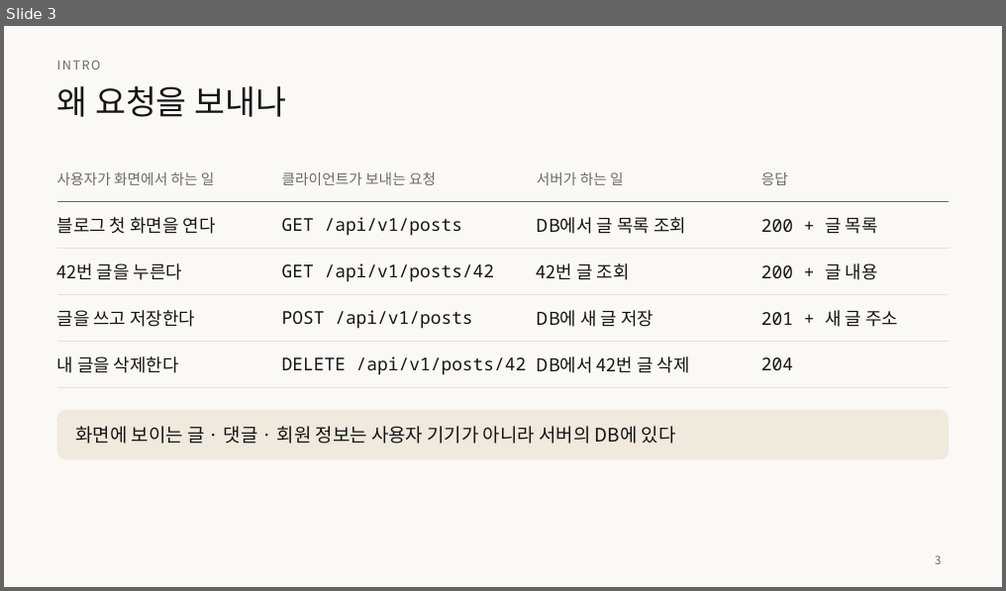
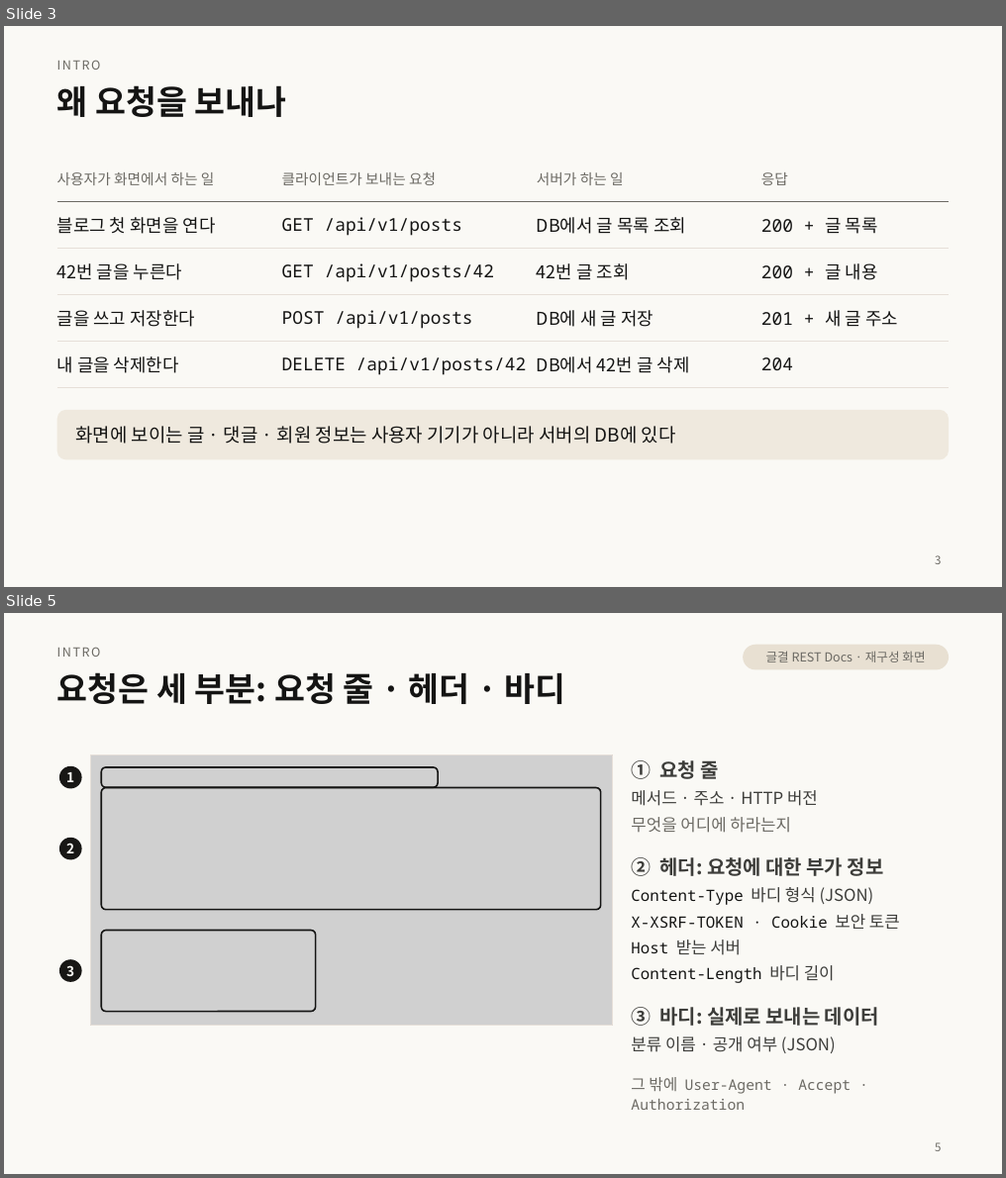
Before and after one commit to home-blog/docs-RESTful, a slide deck: 발표/RESTful-API-설계.pptx. Shown one above the other, each under a label of ours: slide 3 before the commit, slides 3 and 5 after it; the slides between them are not shown. The pictures are 1006x591 and 1006x1178 pixels, drawn with LibreOffice and Linux fonts; fonts in the diff are those of the drawing; grey boxes stand for pictures. Boxes give left, top, right and bottom in pixels: in the first picture for what was removed or moved away, otherwise in the second. Text is boxed around its words. In the diff, an @@ line names an element or a change of style, - is before the commit and + after.

```diff
--- a/발표/RESTful-API-설계.pptx
+++ b/발표/RESTful-API-설계.pptx
@@ slide 5 added at [4, 613, 1002, 1174], background #FAF9F5 @@
@@ text added at [57, 647, 101, 657], 12 pt, text #6C6A64 @@
+INTRO
@@ rounded rectangle added at [743, 645, 948, 669], fill #E8E0D2 @@
@@ text added at [766, 651, 925, 663], 12 pt, text #6C6A64 @@
+글결 REST Docs · 재구성 화면
@@ title added at [57, 672, 566, 704], 32 pt, text #141413, bold @@
+요청은 세 부분: 요청 줄 · 헤더 · 바디
@@ picture added at [91, 756, 613, 1026] @@
@@ rectangle added at [91, 756, 613, 1026], outline #E6DFD8 0.75 pt @@
@@ text added at [631, 761, 900, 1110], 16 pt, text #3D3D3A @@
+① 요청 줄
+메서드 · 주소 · HTTP 버전
+무엇을 어디에 하라는지
+② 헤더: 요청에 대한 부가 정보
+Content-Type 바디 형식 (JSON)
+X-XSRF-TOKEN · Cookie 보안 토큰
+Host 받는 서버
+Content-Length 바디 길이
+③ 바디: 실제로 보내는 데이터
+분류 이름 · 공개 여부 (JSON)
+그 밖에 User-Agent · Accept · Authorization
@@ ellipse added at [59, 766, 82, 789], fill #181715 @@
@@ text added at [66, 772, 74, 782], 13 pt, text #FAF9F5, bold @@
+1
@@ rounded rectangle added at [101, 767, 438, 787], outline #141413 1.5 pt @@
@@ rounded rectangle added at [101, 788, 601, 910], outline #141413 1.5 pt @@
@@ ellipse added at [59, 838, 82, 861], fill #181715 @@
@@ text added at [66, 843, 74, 854], 13 pt, text #FAF9F5, bold @@
+2
@@ rounded rectangle added at [101, 931, 316, 1012], outline #141413 1.5 pt @@
@@ ellipse added at [59, 959, 82, 982], fill #181715 @@
@@ text added at [66, 965, 74, 976], 13 pt, text #FAF9F5, bold @@
+3
@@ page number added at [935, 1143, 941, 1152], 11 pt, text #6C6A64 @@
+5
@@ slide 3 changed as well @@
@@ title "왜 요청을 보내나" at [57, 85, 287, 117]: bold on @@
```
Also in this commit, not shown: 32 other slides changed, 7 other slides added, 1 slide removed, 10 other files.
